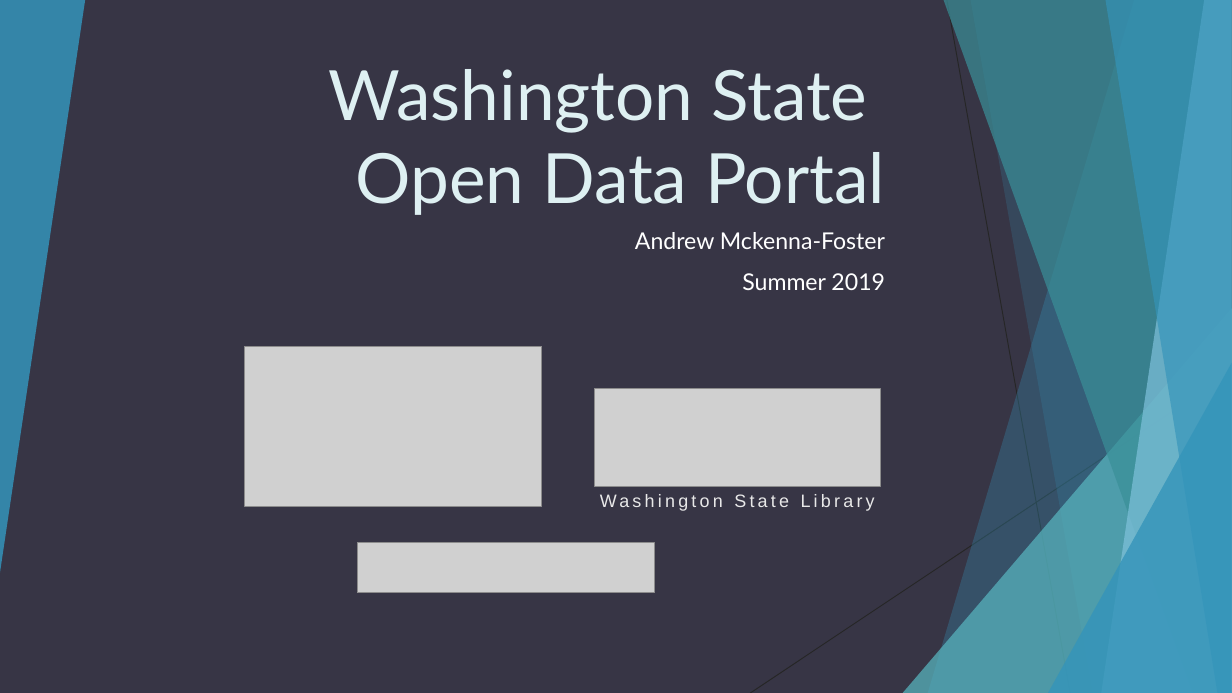
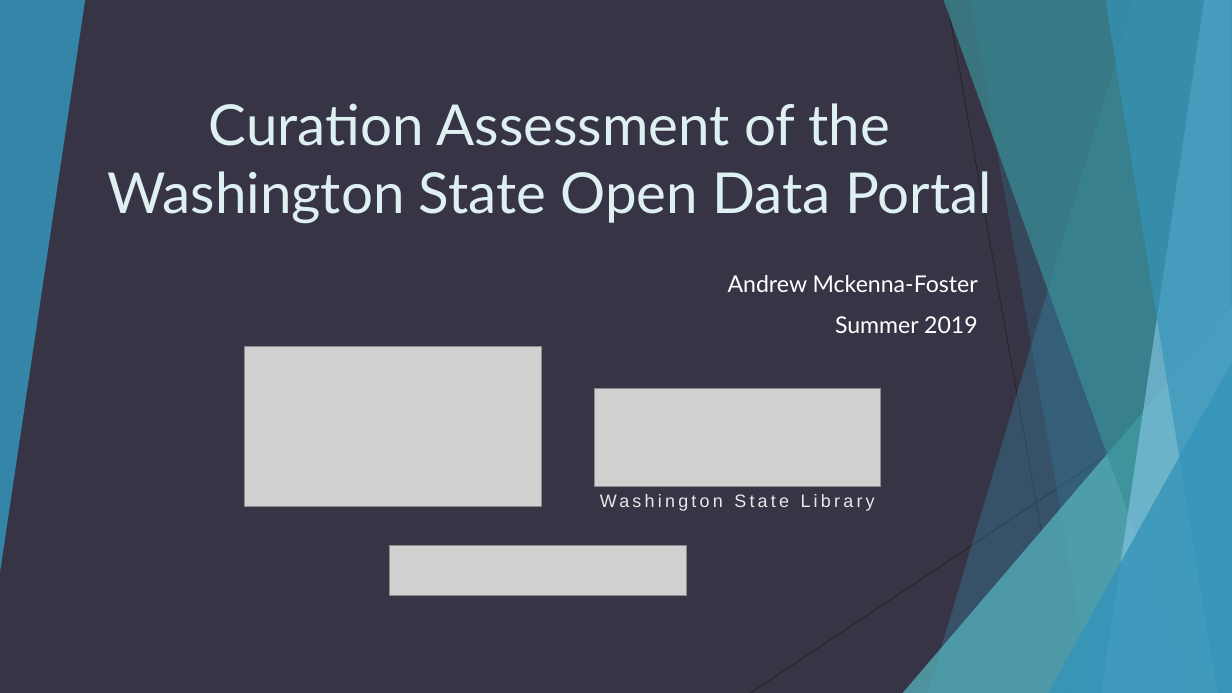
Before and after one commit to OpenDataLiteracy/WSL-AMF, a slide deck: slide 1 of presentations/Washington State Open Data Portal.pptx. Drawn at 1232x693 pixels with LibreOffice and Linux fonts; fonts in the diff are those of the drawing; grey boxes stand for pictures. Boxes give left, top, right and bottom in pixels: in the first picture for what was removed or moved away, otherwise in the second. Text is boxed around its words. In the diff, an @@ line names an element or a change of style, - is before the commit and + after.

```diff
--- a/presentations/Washington State Open Data Portal.pptx
+++ b/presentations/Washington State Open Data Portal.pptx
@@ title at (107, 103, 992, 223): text changed; size 54 to 44 pt @@
-Washington State
-Open Data Portal
+Curation Assessment of the Washington State Open Data Portal
@@ subtitle "Andrew Mckenna-Foster": place and size @@
-subtitle "Andrew Mckenna-Foster" at (635, 232, 885, 290)
+subtitle "Andrew Mckenna-Foster" at (728, 275, 978, 333)
@@ picture: place and size @@
-picture at (357, 543, 654, 592)
+picture at (389, 545, 687, 595)
```
Also in this commit, not shown: 7 other slides changed.
